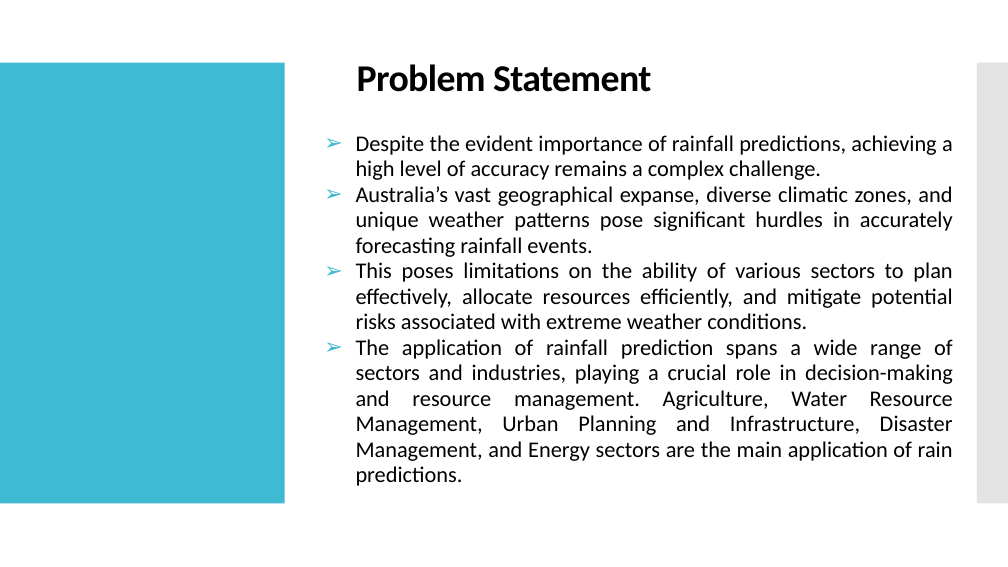
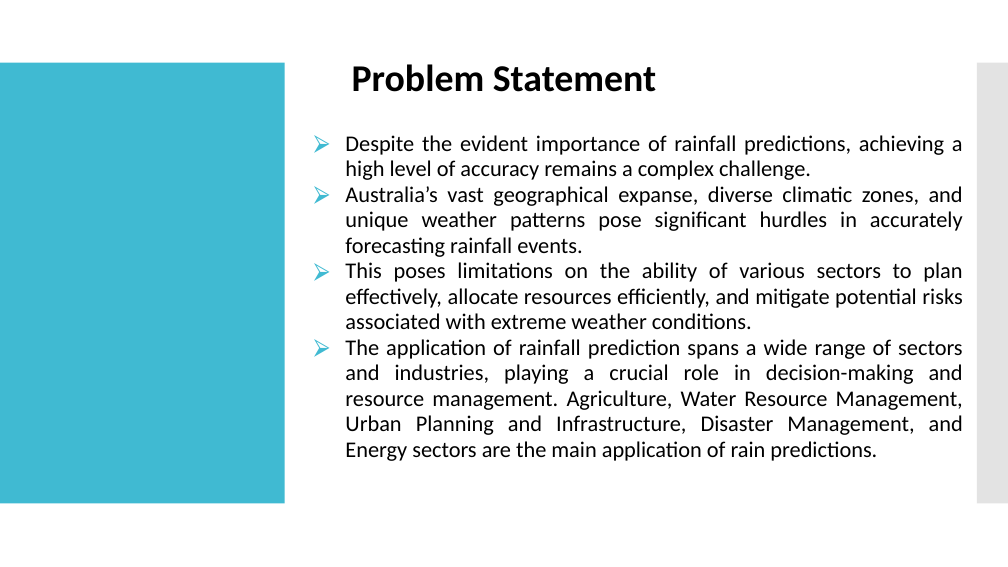
Before and after one commit to darshak-k/RainSenseAI-Project, a slide deck: slide 2 of Documentation/AI PPT.pptx. Drawn at 1008x567 pixels with LibreOffice and Linux fonts; fonts in the diff are those of the drawing; background and template pictures are left out. Boxes give left, top, right and bottom in pixels: in the first picture for what was removed or moved away, otherwise in the second. Text is boxed around its words. In the diff, an @@ line names an element or a change of style, - is before the commit and + after.

```diff
--- a/Documentation/AI PPT.pptx
+++ b/Documentation/AI PPT.pptx
@@ title "Problem Statement" at (x1=352, y1=64, x2=656, y2=92): letter spacing -0.5 to 0 pt @@
@@ text "Despite the evident importance of ..." at (x1=345, y1=135, x2=963, y2=461): bullet ➢ to ⮚ @@
```
Also in this commit, not shown: 6 other slides changed, 5 slides added, 4 slides removed, 5 other files.
